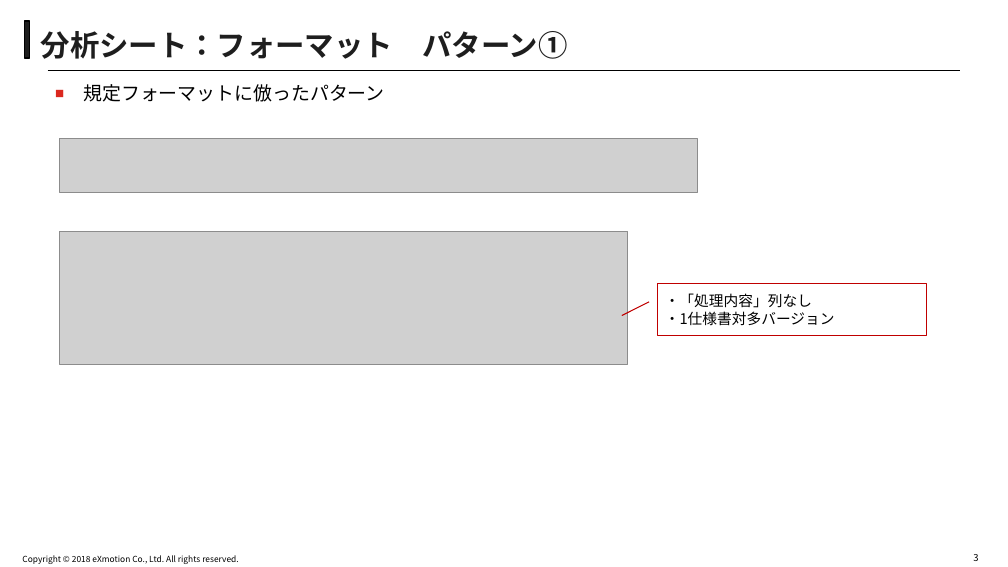
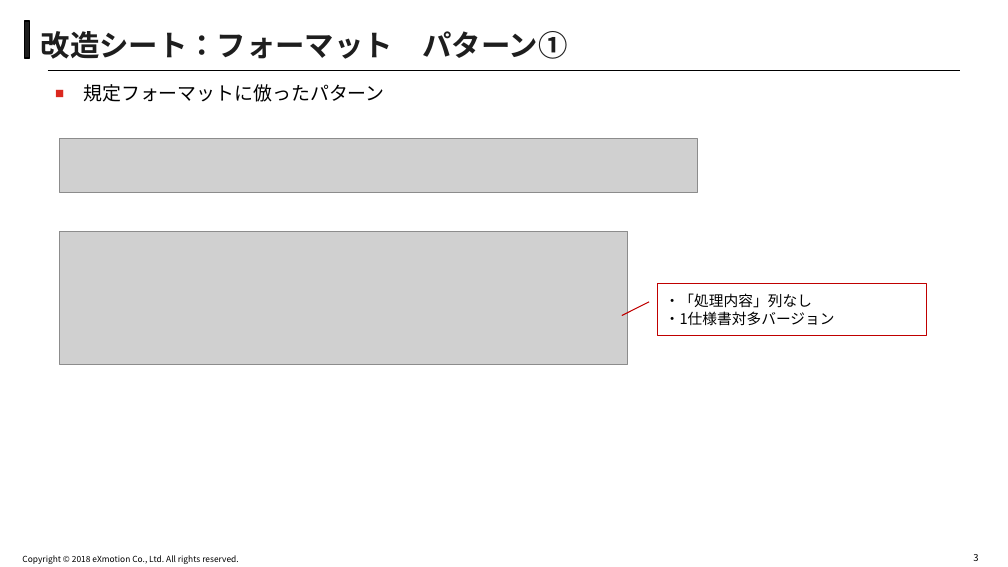
Before and after one commit to akirasueyoshi/nikon_work, a slide deck: slide 3 of 改造シート_exmPC.pptx. Drawn at 1008x567 pixels with LibreOffice and Linux fonts; fonts in the diff are those of the drawing; grey boxes stand for pictures; background and template pictures are left out. Boxes give left, top, right and bottom in pixels: in the first picture for what was removed or moved away, otherwise in the second. Text is boxed around its words. In the diff, an @@ line names an element or a change of style, - is before the commit and + after.

```diff
--- a/改造シート_exmPC.pptx
+++ b/改造シート_exmPC.pptx
@@ title at [41,31,567,59]: text changed @@
-分析シート：フォーマット パターン①
+改造シート：フォーマット パターン①
```
Also in this commit, not shown: 6 other slides changed.
